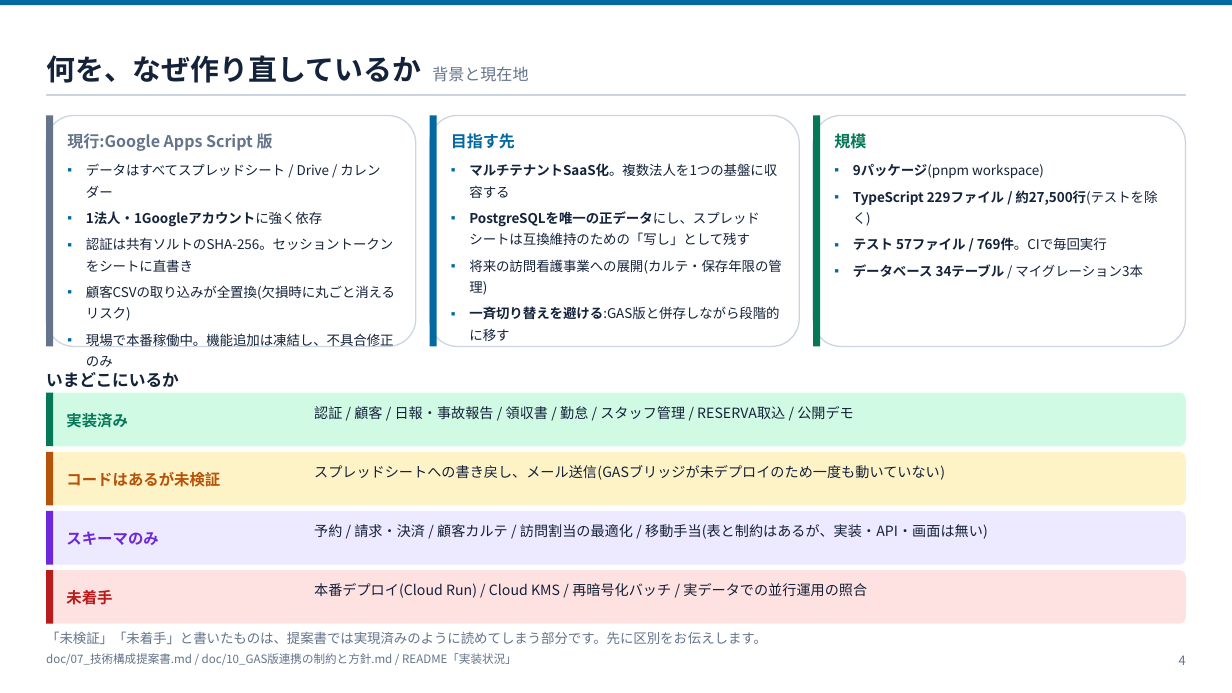
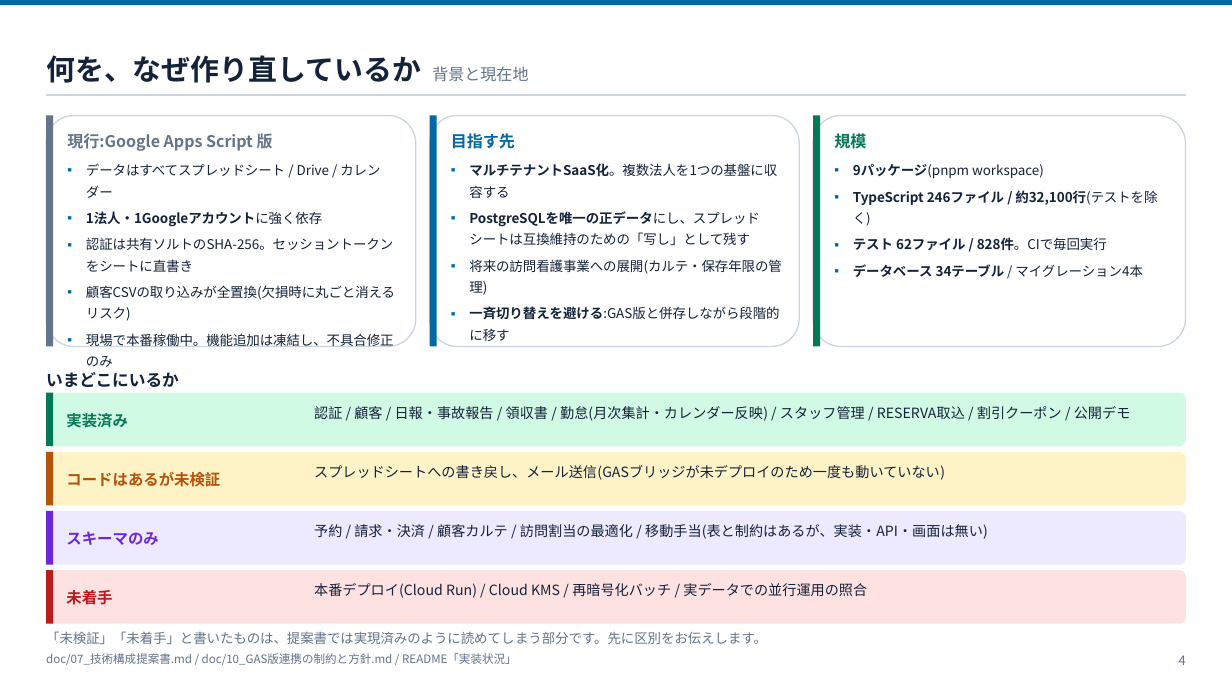
Before and after one commit to ohru131/katahimo-app, a slide deck: slide 4 of doc/13_アーキテクチャ説明資料.pptx. Drawn at 1232x693 pixels with LibreOffice and Linux fonts; fonts in the diff are those of the drawing. Boxes give left, top, right and bottom in pixels: in the first picture for what was removed or moved away, otherwise in the second. Text is boxed around its words. In the diff, an @@ line names an element or a change of style, - is before the commit and + after.

```diff
--- a/doc/13_アーキテクチャ説明資料.pptx
+++ b/doc/13_アーキテクチャ説明資料.pptx
@@ text at [853, 190, 1157, 277]: text changed @@
-▪ TypeScript 229ファイル / 約27,500行(テストを除く)
-▪ テスト 57ファイル / 769件。CIで毎回実行
-▪ データベース 34テーブル / マイグレーション3本
+▪ TypeScript 246ファイル / 約32,100行(テストを除く)
+▪ テスト 62ファイル / 828件。CIで毎回実行
+▪ データベース 34テーブル / マイグレーション4本
@@ text at [314, 406, 1131, 421]: text changed @@
-認証 / 顧客 / 日報・事故報告 / 領収書 / 勤怠 / スタッフ管理 / RESERVA取込 / 公開デモ
+認証 / 顧客 / 日報・事故報告 / 領収書 / 勤怠(月次集計・カレンダー反映) / スタッフ管理 / RESERVA取込 / 割引クーポン / 公開デモ
```
Also in this commit, not shown: 5 other slides changed, 4 other files.
